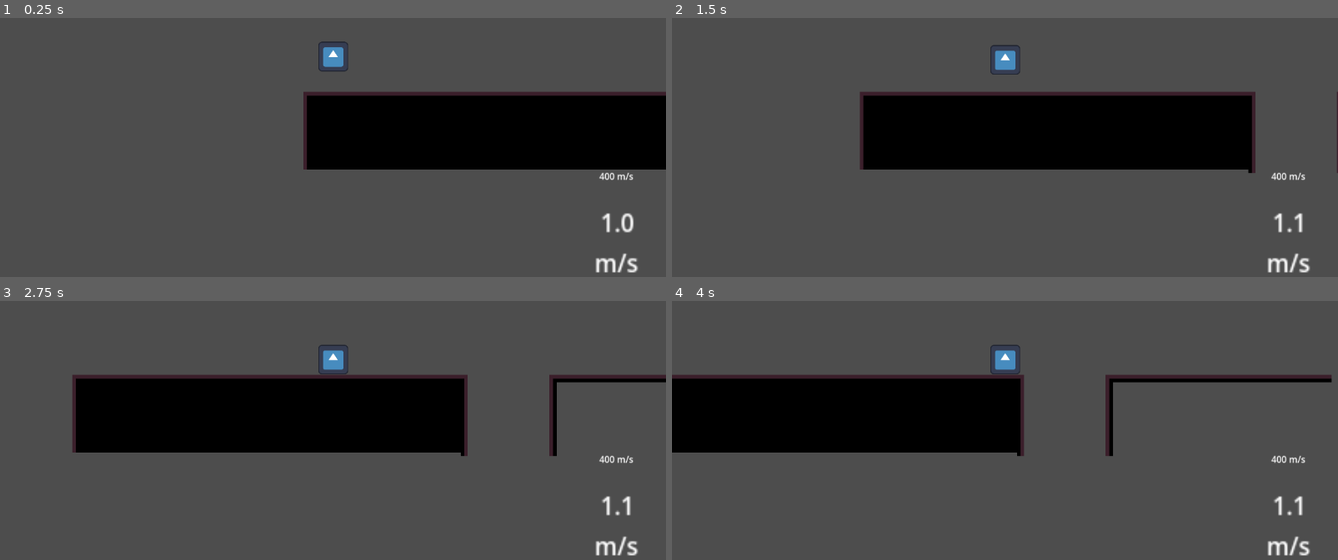
Above: before the commit, frames 1-4 (two rows, left to right).
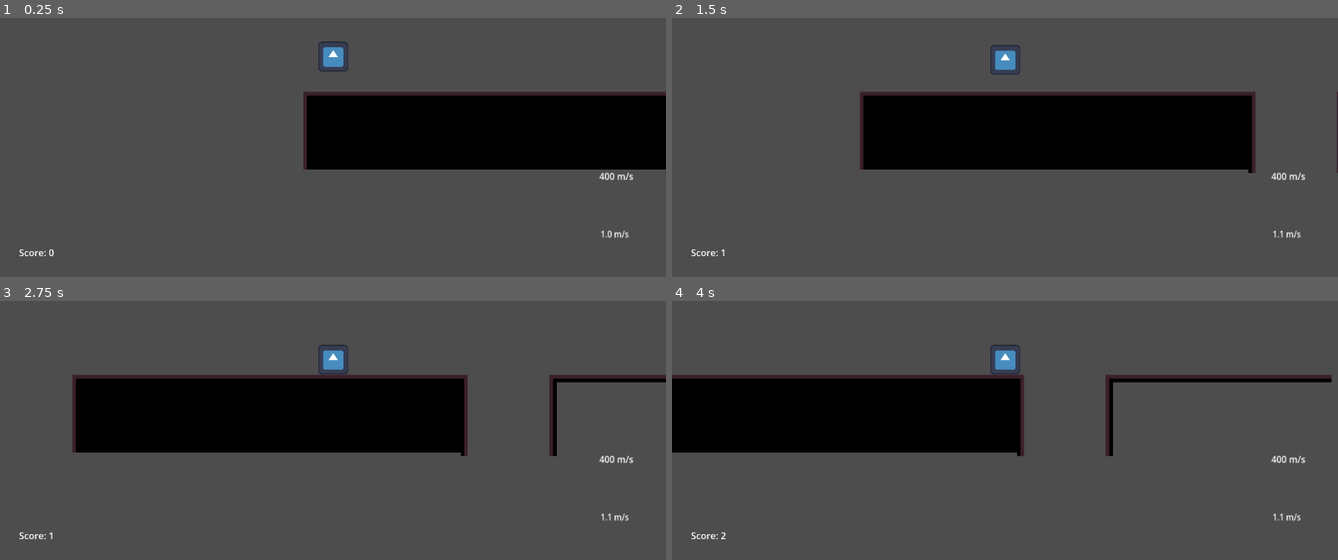
Above: after the commit, the same moments.

Repository: Oveof/gravity-ball
Game: Godot game, scene res://world/test_level/test.tscn
Two runs of this game, one before a commit and one after it. Both use one fixed random seed, a clock stepped at 60 frames per second and the inputs below. The project has no main scene, so this scene is started directly. The engine's default icon, where the game draws it, is replaced by a stand-in: a white triangle on a blue panel in a dark square.
Inputs:
- Up to frame 1 (0.25 s): no input
- Up to frame 2 (1.5 s): hold Space (activate_gravity) 0.53-1.28 s; tap Space (activate_gravity) at 1.35 s
- Up to frame 3 (2.75 s): hold Space (activate_gravity) from 2.03 s (still down)
- Up to frame 4 (4 s): release Space (activate_gravity) at 2.78 s; tap Space (activate_gravity) at 2.85 s; hold Space (activate_gravity) from 3.53 s (still down)

The runs differ from the first frame. In frame 1, 0.5% of the frame differs, in the area x 2-96%, y 75-99%; in frame 2, 0.5%; in frame 3, 0.5%; in frame 4, 0.5%.

Commit message:
feat: added score based on distance traveled on x-axis

Diff:
--- a/player/Player.tscn
+++ b/player/Player.tscn
@@ -3,6 +3,7 @@
 [ext_resource type="Script" uid="uid://d0y6eu4ah06qo" path="res://player/scripts/movement.gd" id="1_kpjcp"]
 [ext_resource type="Texture2D" uid="uid://4q335xxs2p" path="res://icon.svg" id="1_xhfnw"]
 [ext_resource type="Script" uid="uid://bh76u7nsl22el" path="res://player/scripts/hud.gd" id="3_wnvi2"]
+[ext_resource type="Script" uid="uid://bdgbnovkwgwvj" path="res://player/scripts/score.gd" id="4_83hs8"]
 
 [sub_resource type="RectangleShape2D" id="RectangleShape2D_kne1u"]
 size = Vector2(133, 132)
@@ -44,12 +45,22 @@
 vertical_alignment = 1
 
 [node name="Gravity" type="Label" parent="CharacterBody2D/Camera2D/CanvasLayer" unique_id=1067896138]
-offset_left = 1018.00006
-offset_top = 522.0
-offset_right = 1058.0
-offset_bottom = 545.0
-scale = Vector2(2.582796, 2.6774426)
+offset_left = 1014.00006
+offset_top = 536.00006
+offset_right = 1129.9368
+offset_bottom = 611.76685
+scale = Vector2(0.86253923, 0.9898799)
 text = "bruh"
 horizontal_alignment = 1
 vertical_alignment = 1
 autowrap_mode = 1
+
+[node name="Score" type="Label" parent="CharacterBody2D/Camera2D/CanvasLayer" unique_id=471018151]
+offset_left = -6.0
+offset_top = 592.0
+offset_right = 134.0
+offset_bottom = 620.0
+text = "Score: 0"
+horizontal_alignment = 1
+vertical_alignment = 1
+script = ExtResource("4_83hs8")
--- /dev/null
+++ b/player/scripts/score.gd
@@ -0,0 +1,17 @@
+extends Node
+
+var start_position = Vector2.ZERO;
+var player_node = null
+var start_position_x = 0;
+
+# Called when the node enters the scene tree for the first time.
+func _ready() -> void:
+	player_node = get_parent().get_parent().get_parent();
+	start_position_x = start_position[0];
+
+# Called every frame. 'delta' is the elapsed time since the previous frame.
+func _process(delta: float) -> void:
+	var current_position_x = player_node.position[0];
+
+	var distance_traveled = abs(start_position_x - current_position_x) / 1000;
+	self.text = "Score: " + str(snapped(distance_traveled, 1));
Not shown, added: player/scripts/score.gd.uid
